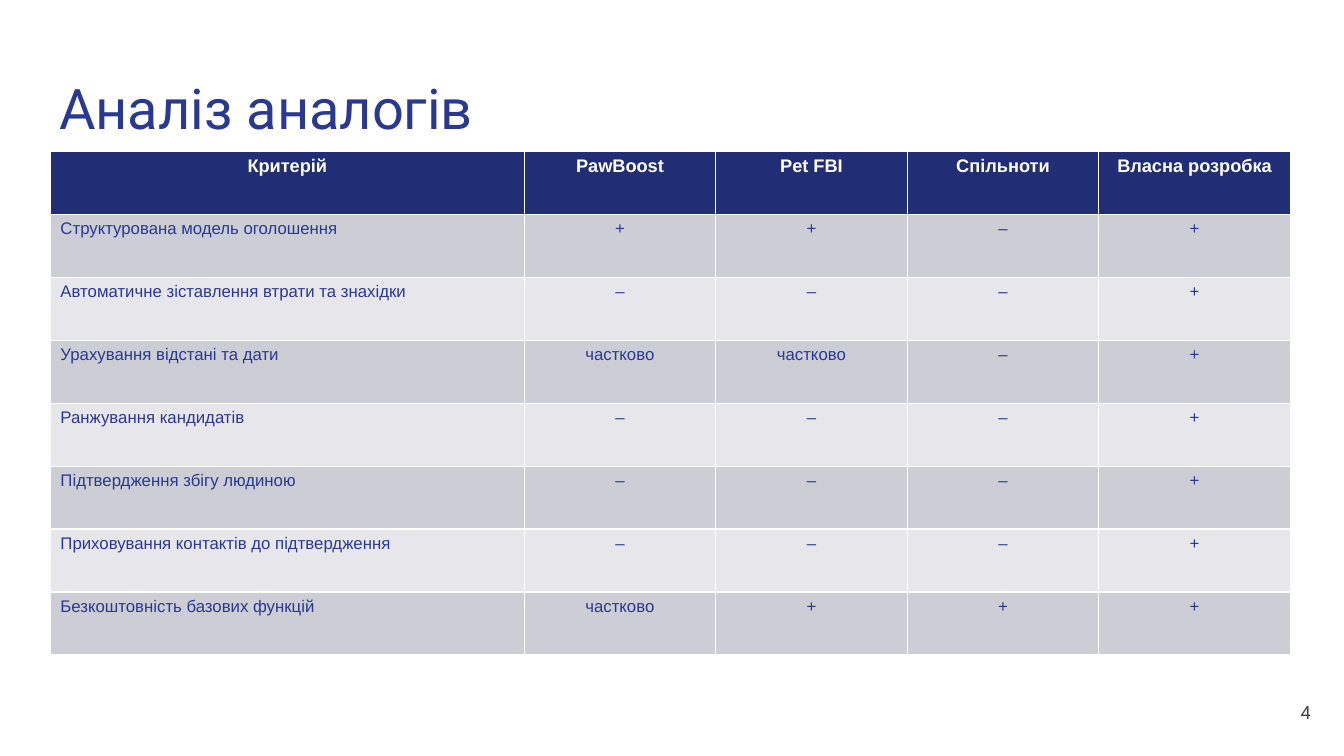
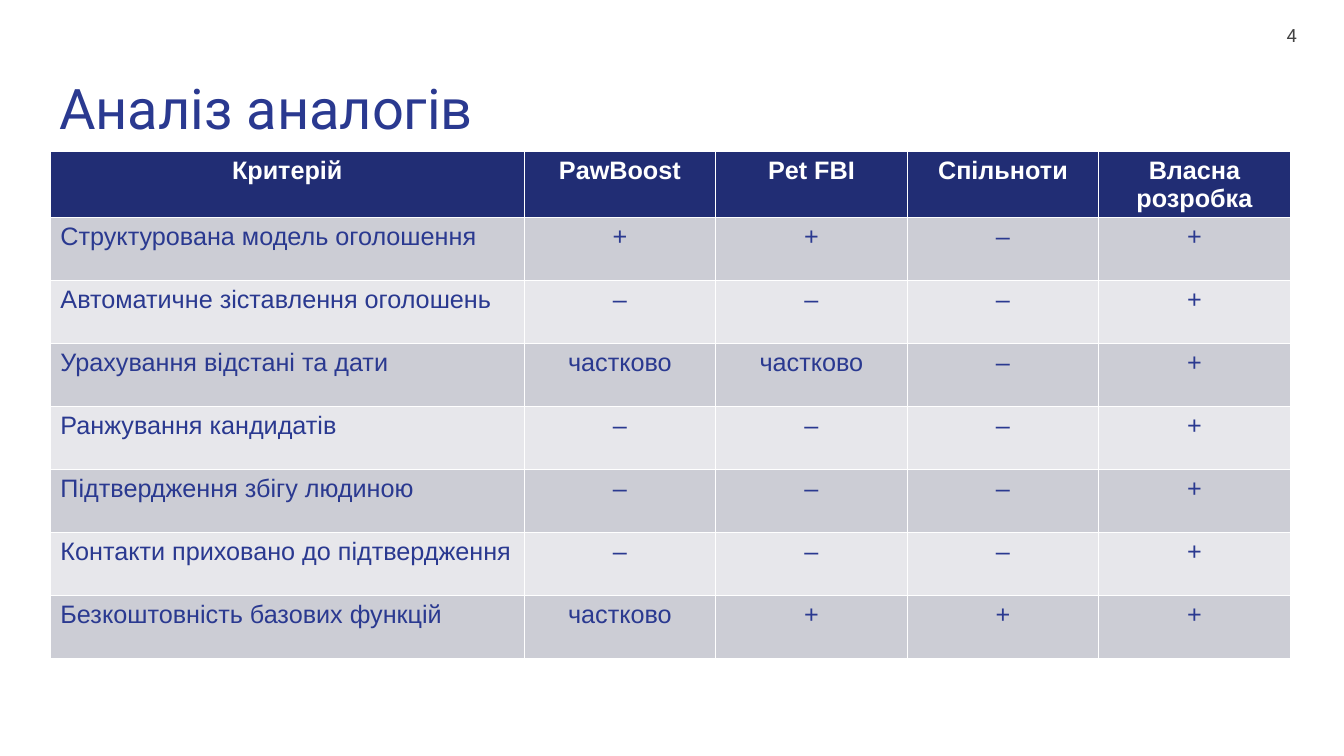
Before and after one commit to Ilyaberbx/diplomna_robota, a slide deck: slide 4 of thesis/presentation.pptx. Drawn at 1344x756 pixels with LibreOffice and Linux fonts; fonts in the diff are those of the drawing. Boxes give left, top, right and bottom in pixels: in the first picture for what was removed or moved away, otherwise in the second. Text is boxed around its words. In the diff, an @@ line names an element or a change of style, - is before the commit and + after.

```diff
--- a/thesis/presentation.pptx
+++ b/thesis/presentation.pptx
@@ page number: place and size @@
-page number at (1301, 706, 1311, 719)
+page number at (1287, 29, 1297, 42)
@@ table at (50, 151, 1291, 655) @@
-row 3, column 1: Автоматичне зіставлення втрати та знахідки
+row 3, column 1: Автоматичне зіставлення оголошень
-row 7, column 1: Приховування контактів до підтвердження
+row 7, column 1: Контакти приховано до підтвердження
@@ size 13 to 18 pt in "Критерій", "PawBoost", "Pet FBI", "Спільноти" and 1 more places @@
@@ size 12 to 18 pt in "Структурована модель оголошення", "+", "+", "–" and 29 more places @@
```
Also in this commit, not shown: 12 other slides changed, 2 slides added, 1 slide removed, 54 other files.
